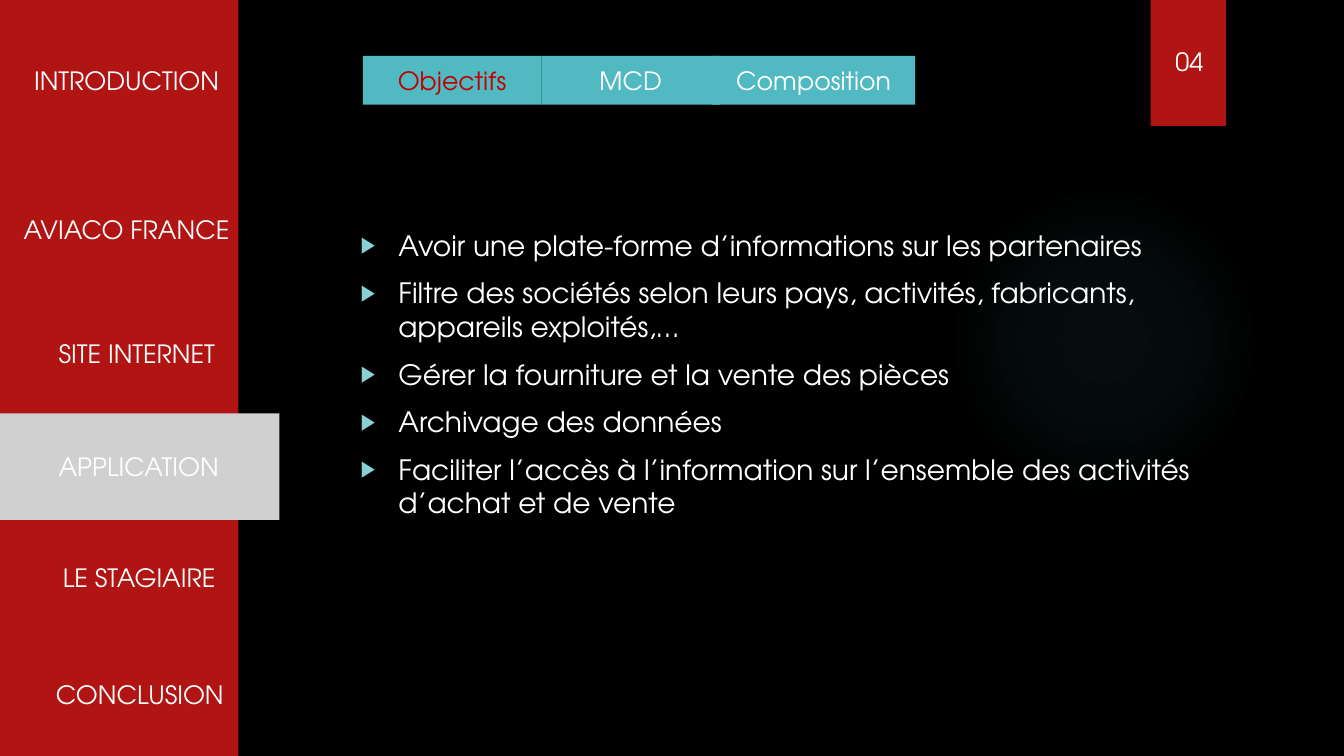
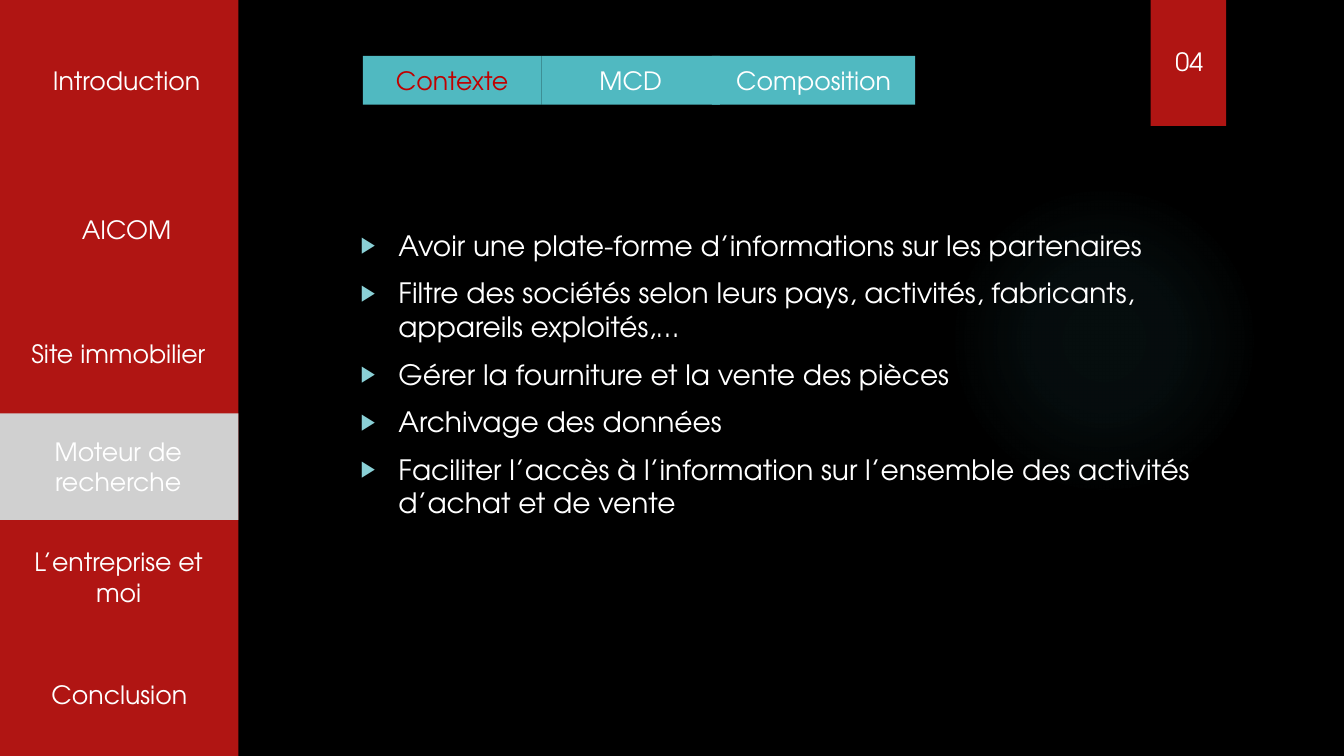
Before and after one commit to tochyvn/ma_banque_document, a slide deck: slide 12 of Aviaco france.pptx (slide 9 before the commit). Drawn at 1344x756 pixels with LibreOffice and Linux fonts; fonts in the diff are those of the drawing; grey boxes stand for pictures; background and template pictures are left out. Boxes give left, top, right and bottom in pixels: in the first picture for what was removed or moved away, otherwise in the second. Text is boxed around its words. In the diff, an @@ line names an element or a change of style, - is before the commit and + after.

```diff
--- a/Aviaco france.pptx
+++ b/Aviaco france.pptx
@@ text at [53, 71, 200, 91]: text changed @@
-INTRODUCTION
+Introduction
@@ text in rectangle at [396, 71, 509, 91]: text changed @@
-Objectifs
+Contexte
@@ text at [82, 220, 171, 240]: text changed @@
-AVIACO FRANCE
+AICOM
@@ text at [31, 344, 205, 364]: text changed @@
-SITE INTERNET
+Site immobilier
@@ picture "Moteur de recherche": place and size @@
-picture "Moteur de recherche" at [0, 413, 279, 520]
+picture "Moteur de recherche" at [0, 413, 239, 520]
@@ text in picture at [55, 443, 182, 491]: text changed @@
-APPLICATION
+Moteur de recherche
@@ text at [34, 552, 202, 603]: text changed @@
-LE STAGIAIRE
+L’entreprise et moi
@@ text at [51, 685, 187, 705]: text changed @@
-CONCLUSION
+Conclusion
```
Also in this commit, not shown: 3 other slides changed, 3 slides added.
